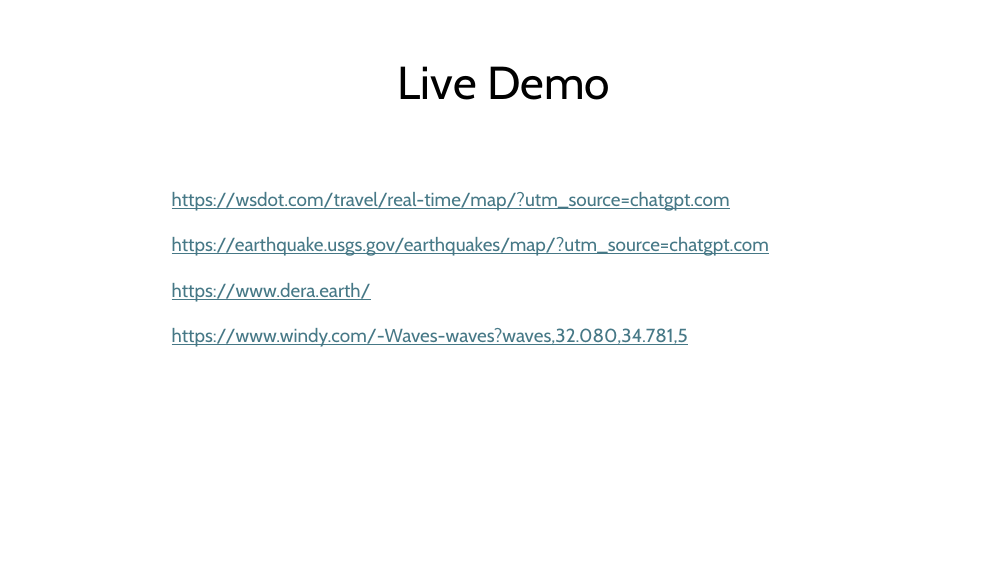
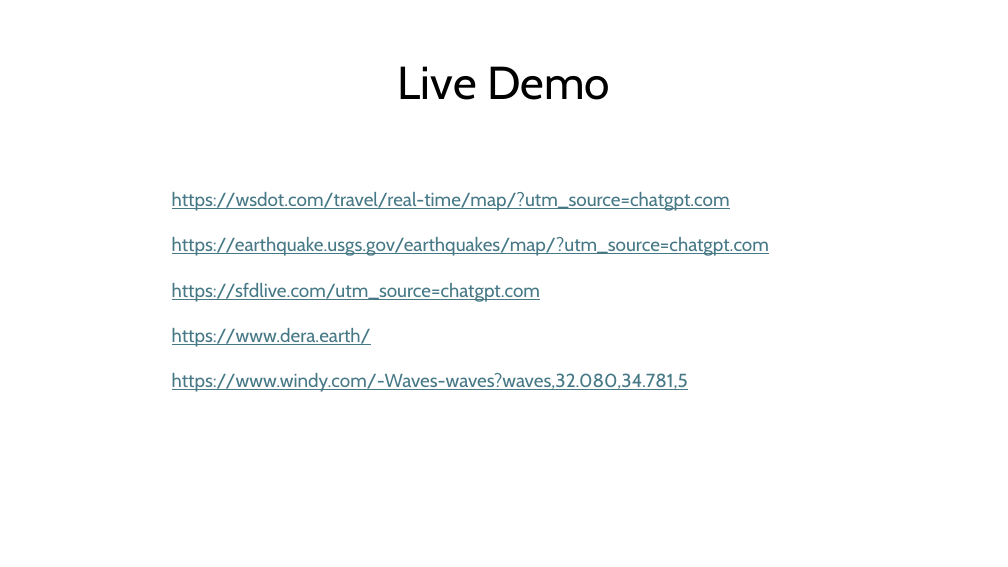
Before and after one commit to jamil-g/AIRC_Ecologik, a slide deck: slide 5 of Jamil Garzuzi.pptx. Drawn at 1008x567 pixels with LibreOffice and Linux fonts; fonts in the diff are those of the drawing. Boxes give left, top, right and bottom in pixels: in the first picture for what was removed or moved away, otherwise in the second. Text is boxed around its words. In the diff, an @@ line names an element or a change of style, - is before the commit and + after.

Commit message:
add new slides to the html interactive form-page

```diff
--- a/Jamil Garzuzi.pptx
+++ b/Jamil Garzuzi.pptx
@@ text at (x1=172, y1=283, x2=540, y2=302): paragraph added @@
+https://sfdlive.com/utm_source=chatgpt.com
```
Also in this commit, not shown: 1 other file.
